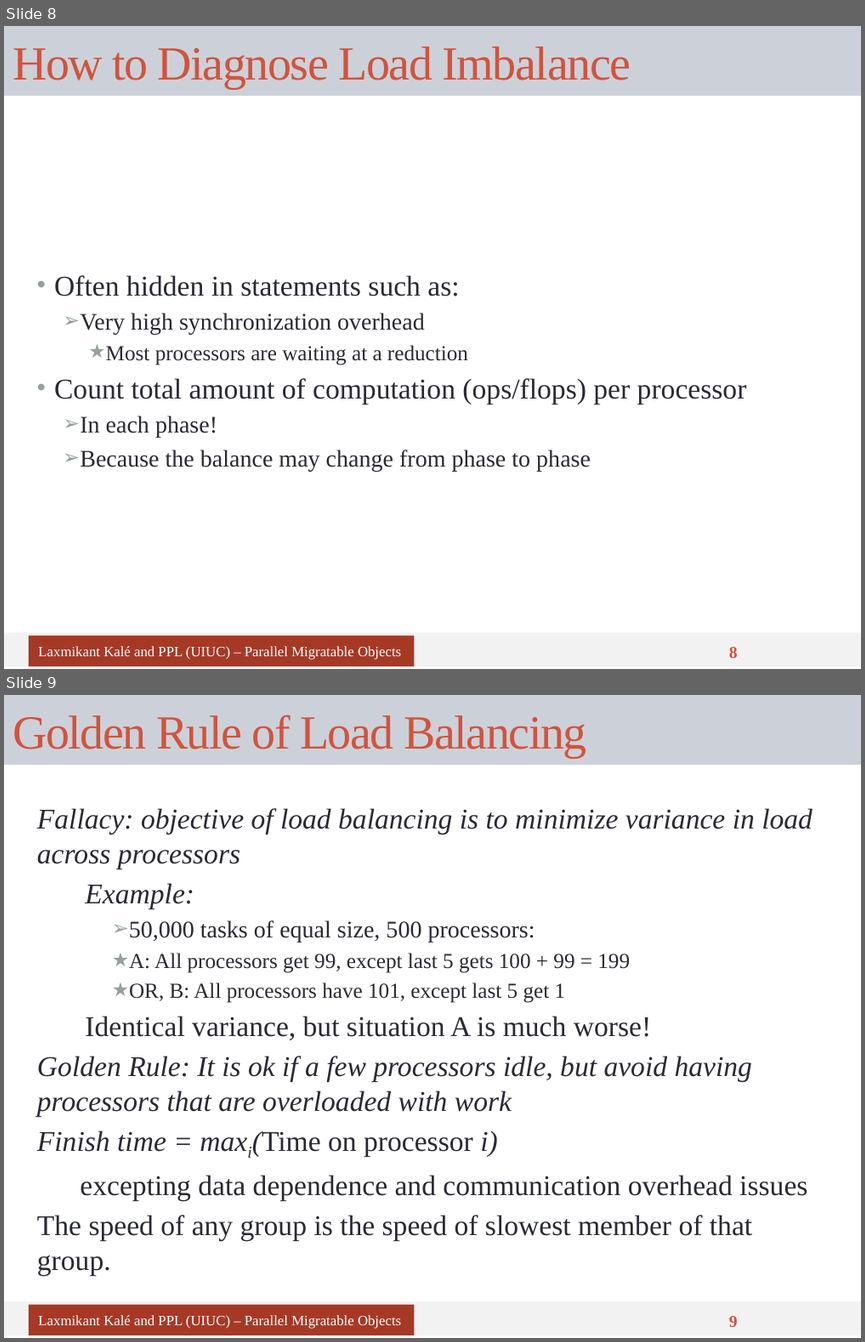
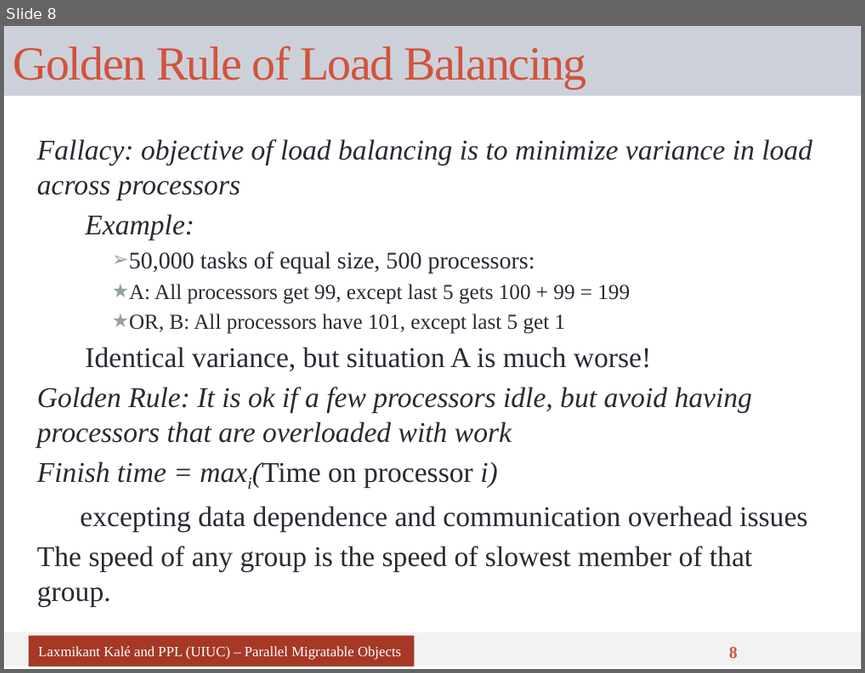
Before and after one commit to UIUC-PPL/charm_tutorial, a slide deck: tutorial-10-load_balancing.pptx. Shown one above the other, each under a label of ours: slides 8 and 9 before the commit, slide 8 after it. The pictures are 865x1342 and 865x673 pixels, drawn with LibreOffice and Linux fonts; fonts in the diff are those of the drawing. Boxes give left, top, right and bottom in pixels: in the first picture for what was removed or moved away, otherwise in the second. Text is boxed around its words. In the diff, an @@ line names an element or a change of style, - is before the commit and + after.

```diff
--- a/tutorial-10-load_balancing.pptx
+++ b/tutorial-10-load_balancing.pptx
@@ slide 8 removed at (4, 26, 861, 669), background #FFFFFF; not listed: 1 template element that a slide beside it also shows @@
@@ title removed at (4, 26, 861, 96) @@
-How to Diagnose Load Imbalance
@@ text removed at (54, 275, 747, 471) @@
-• Often hidden in statements such as:
-  ➢ Very high synchronization overhead
-    ★ Most processors are waiting at a reduction
-• Count total amount of computation (ops/flops) per processor
-  ➢ In each phase!
-  ➢ Because the balance may change from phase to phase
@@ rectangle removed at (29, 635, 415, 666) @@
-Laxmikant Kalé and PPL (UIUC) – Parallel Migratable Objects
@@ page number removed at (729, 646, 738, 658) @@
-8
@@ what was slide 9 is now slide 8 @@
@@ page number at (729, 646, 738, 658): text changed @@
-9
+8
```
Also in this commit, not shown: 1 slide changed, 2 other slides removed.
